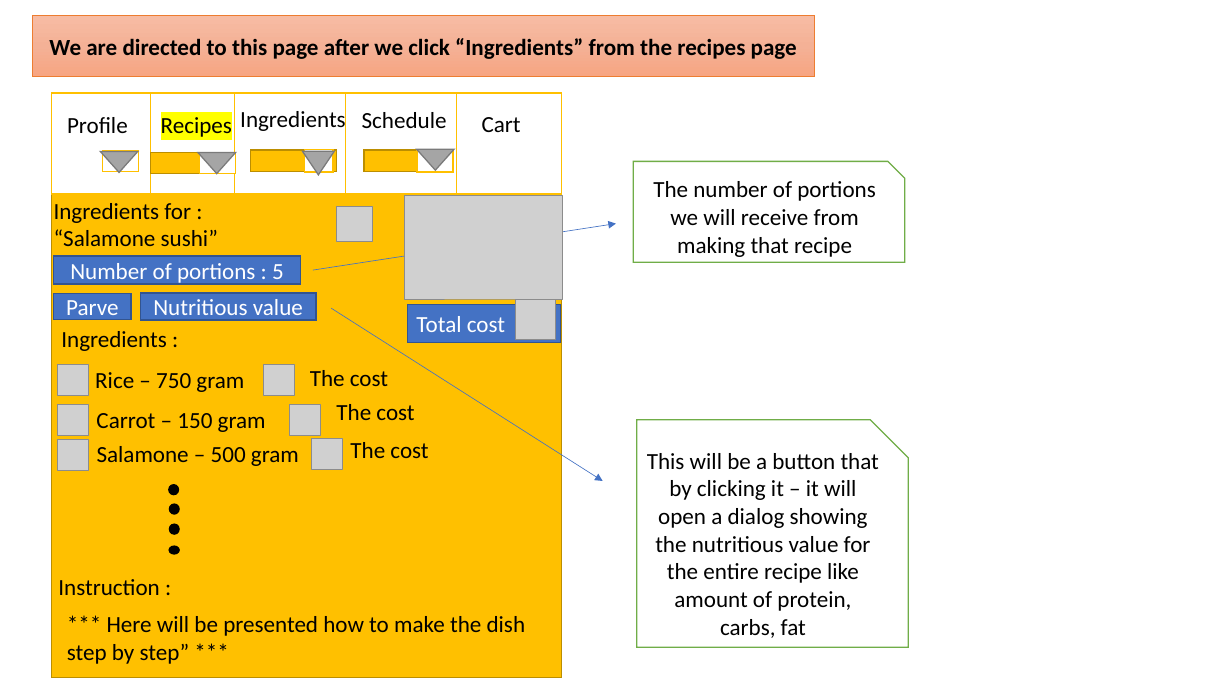
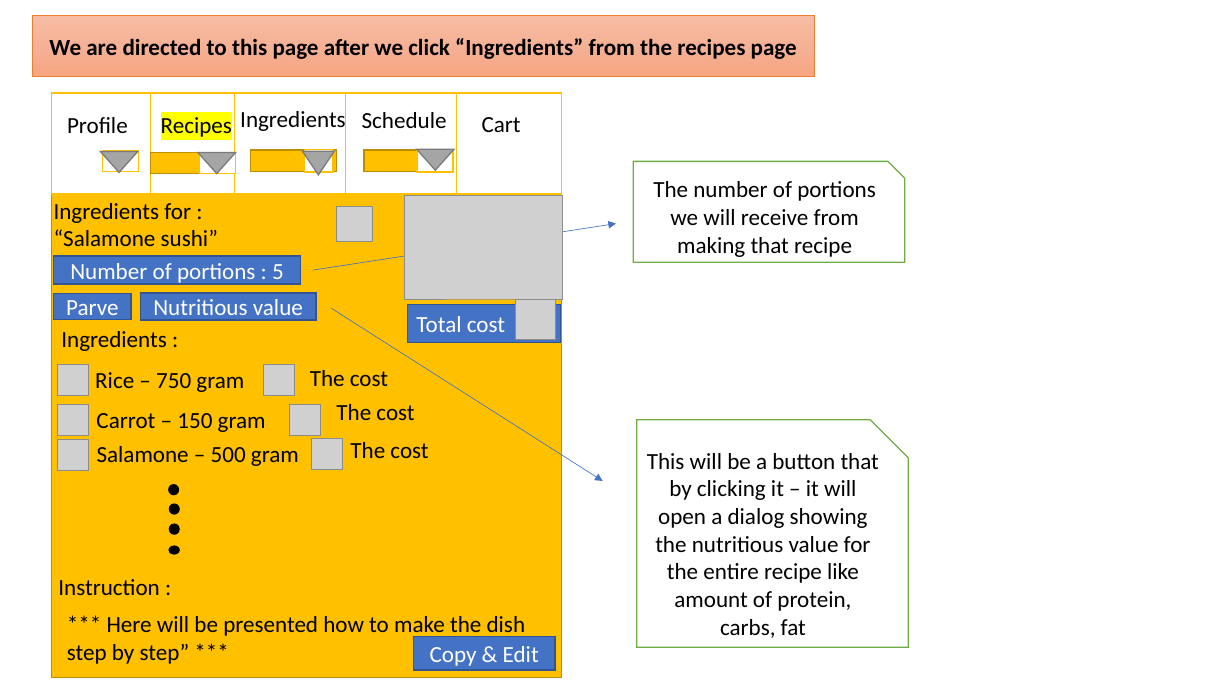
Before and after one commit to Meals-scheduler/Meals_Scheduler, a slide deck: slide 5 of User interface.pptx. Drawn at 1232x693 pixels with LibreOffice and Linux fonts; fonts in the diff are those of the drawing; grey boxes stand for pictures. Boxes give left, top, right and bottom in pixels: in the first picture for what was removed or moved away, otherwise in the second. Text is boxed around its words. In the diff, an @@ line names an element or a change of style, - is before the commit and + after.

```diff
--- a/User interface.pptx
+++ b/User interface.pptx
@@ rectangle added at [413, 637, 555, 671], fill #4472C4, outline #325491 1 pt, 18 pt, text #FFFFFF @@
+Copy & Edit
```
Also in this commit, not shown: 3 other slides changed, 1 slide added, 3 other files.
